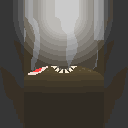
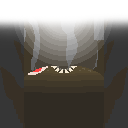
The second 128 × 128 image is a revision of the first. Changes to its layers:
painted on "Layer 3 copy 2" over (0, 0, 128, 44)
